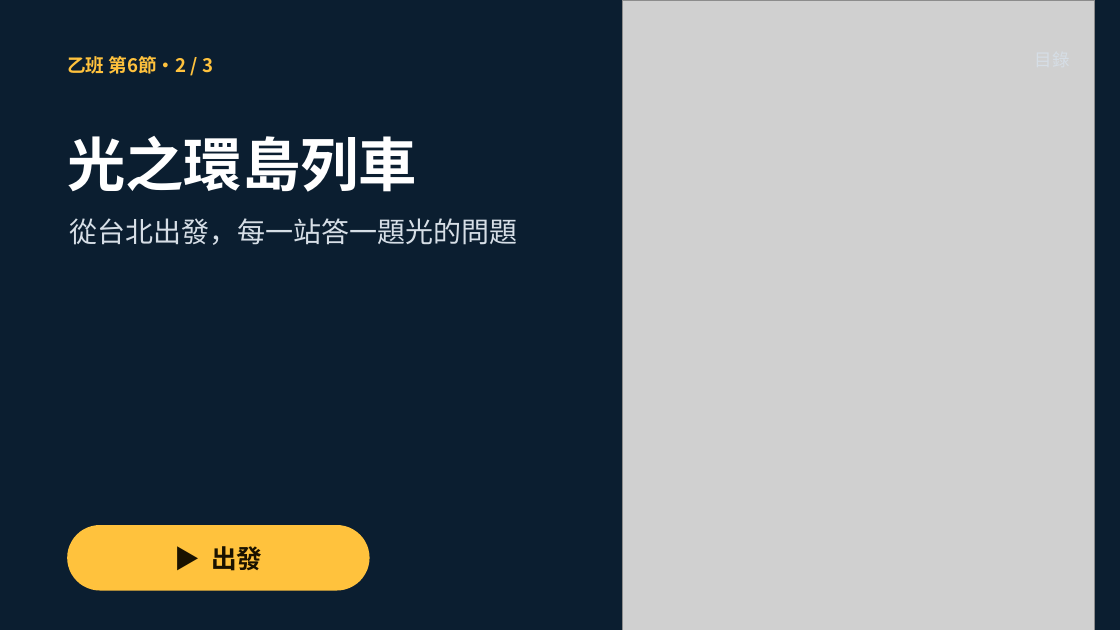
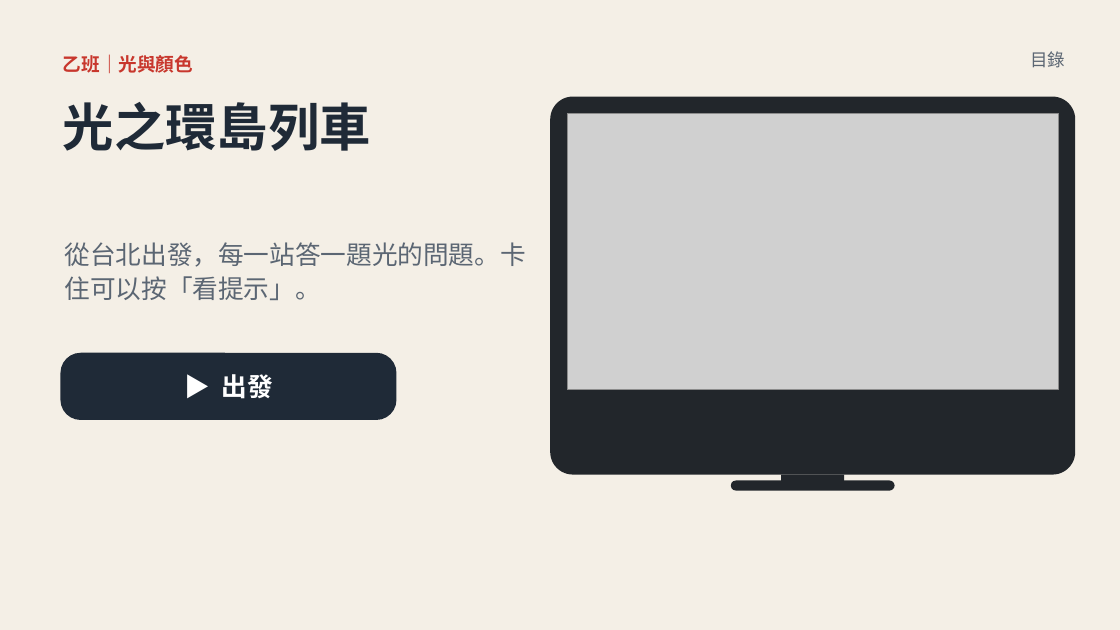
Before and after one commit to classtools1020/classtools1020.github.io, a slide deck: slide 11 of light-refract/1016/slides.pptx (slide 9 before the commit). Drawn at 1120x630 pixels with LibreOffice and Linux fonts; fonts in the diff are those of the drawing; grey boxes stand for pictures. Boxes give left, top, right and bottom in pixels: in the first picture for what was removed or moved away, otherwise in the second. Text is boxed around its words. In the diff, an @@ line names an element or a change of style, - is before the commit and + after.

```diff
--- a/light-refract/1016/slides.pptx
+++ b/light-refract/1016/slides.pptx
@@ rectangle at (0, 0, 1120, 630): fill #0B1E30 to #F4EFE6 @@
@@ picture removed at (623, 0, 1095, 630) @@
@@ text at (63, 54, 193, 73): text changed; text colour #FFC23D to #C8372D @@
-乙班 第6節・2 / 3
+乙班｜光與顏色
@@ text added at (1030, 51, 1065, 68), 15 pt, text #5B6673 @@
+目錄
@@ text "光之環島列車": place and size @@
-text "光之環島列車" at (67, 136, 417, 192)
+text "光之環島列車" at (63, 102, 371, 151)
@@ text "光之環島列車" at (63, 102, 371, 151): size 50 to 44 pt, text colour #FFFFFF to #1F2A37; line spacing 1.15 to 1.12 @@
@@ rounded rectangle added at (550, 97, 1075, 475), fill #22262B @@
@@ picture added at (567, 113, 1059, 390) @@
@@ text at (65, 242, 526, 300): text changed; size 24 to 22 pt; text colour #D6DEE6 to #5B6673 @@
-從台北出發，每一站答一題光的問題
+從台北出發，每一站答一題光的問題。卡住可以按「看提示」。
@@ rounded rectangle "▶ 出發": place and size @@
-rounded rectangle "▶ 出發" at (67, 525, 370, 591)
+rounded rectangle "▶ 出發" at (60, 353, 397, 420)
@@ rounded rectangle "▶ 出發" at (60, 353, 397, 420): text colour #1A1200 to #FFFFFF; fill #FFC23D to #1F2A37; proportions changed @@
@@ rectangle added at (781, 475, 844, 483), fill #22262B @@
@@ rounded rectangle added at (731, 481, 895, 491), fill #22262B @@
```
Also in this commit, not shown: 11 other slides changed, 16 slides added, 6 slides removed, 14 other files.
